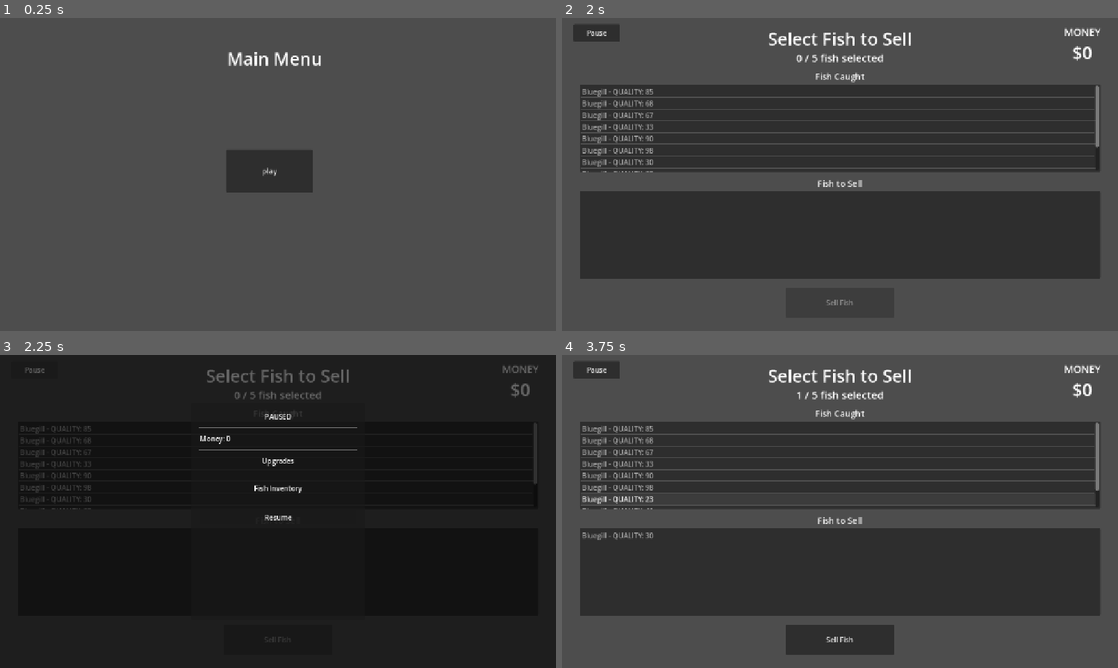
Above: before the commit, frames 1-4 (two rows, left to right).
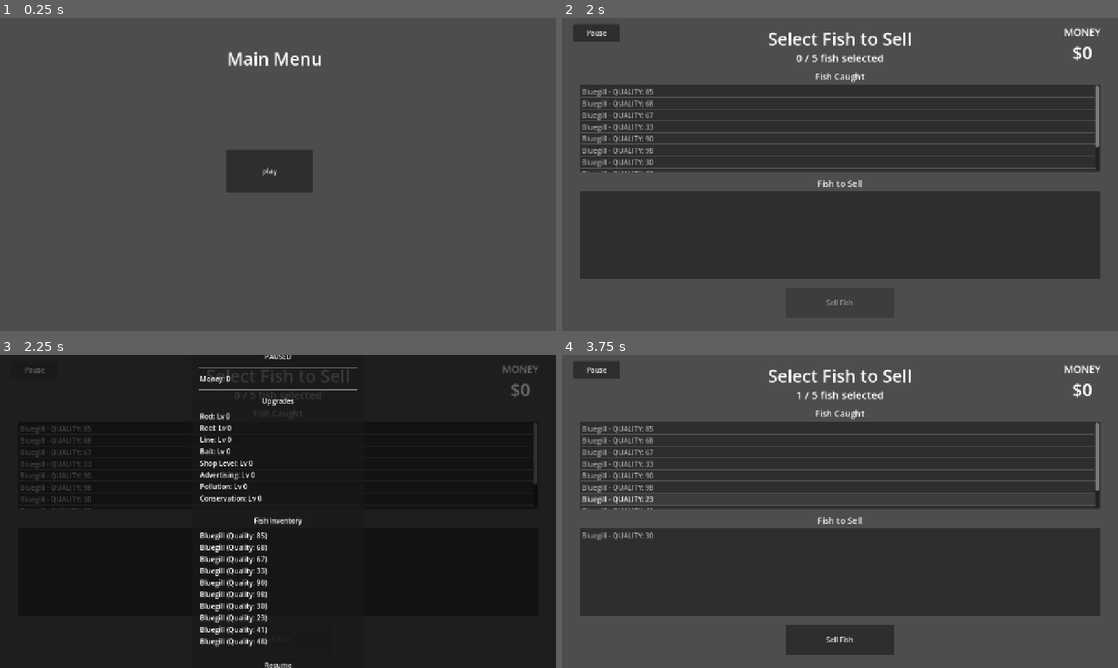
Above: after the commit, the same moments.

Repository: V-Mirea/comfy-summer-fishing-game
Game: Godot game, scene res://assets/game/game.tscn
Same seed, same stepped clock (60 frames per second), same inputs: the game is played once before the commit and once after it. The engine's default icon, where the game draws it, is replaced by a stand-in: a white triangle on a blue panel in a dark square.
Inputs (mouse positions are in pixels of both pictures, inside the frame that each line leads up to):
- Up to frame 1 (0.25 s): no input
- Up to frame 2 (2 s): click "play" at 0.5 s; click "NEXT SCREEN" at 1.25 s
- Up to frame 3 (2.25 s): click "Pause" at 2 s
- Up to frame 4 (3.75 s): click "Resume" at 2.75 s; tap Enter at 3.5 s; move the mouse to (962, 495) at 3.52 s; hold Right (ui_right) from 3.53 s (still down); click (962, 495) at 3.6 s

Frames 1-2 are identical in both runs. In frame 3, 3.7% of the frame differs, in the area x 35-65%, y 0-100%; in frame 4, nothing differs.
Error before the commit: Invalid call. Nonexistent function 'capitalize' in base 'int'. (res://assets/global/pause_menu/pause_menu.gd:42)

Commit message:
adjusted the methods in player manager to properly access via general keys rather than specific object ids

Diff:
--- a/assets/global/pause_menu/pause_menu.gd
+++ b/assets/global/pause_menu/pause_menu.gd
@@ -37,9 +37,9 @@
 	# not reactive
 	for child in upgrades_list.get_children():
 		child.queue_free()
-	for upgrade_id in PlayerManager.data.upgrades:
+	for upgrade_type in PlayerManager.data.upgrades:
 		var label := Label.new()
-		label.text = "%s: Lv %d" % [upgrade_id.capitalize(), PlayerManager.data.upgrades[upgrade_id]]
+		label.text = "%s: Lv %d" % [Upgrade.UpgradeType.keys()[upgrade_type].capitalize(), PlayerManager.data.upgrades[upgrade_type]]
 		upgrades_list.add_child(label)
 
 	#same goes for fish
--- a/assets/global/player_manager.gd
+++ b/assets/global/player_manager.gd
@@ -5,7 +5,7 @@
 signal fish_removed(fish: Fish)
 signal selling_fish_changed(fish_to_sell: Array[Fish])
 signal inventory_changed()
-signal upgrade_changed(upgrade_id: String, new_level: int)
+signal upgrade_changed(upgrade_type: Upgrade.UpgradeType, new_level: int)
 
 const SAVE_PATH := "user://player_data.tres" #i think this is right? we'll have to figure this out but seems simple enough
 const BASE_SELL_SLOTS: int = 5
@@ -17,7 +17,7 @@
 
 var max_sell_slots: int:
 	get:
-		return mini(BASE_SELL_SLOTS + data.upgrades.get("shop_level", 0) * SLOTS_PER_LEVEL, MAX_SELL_SLOTS_CAP)
+		return mini(BASE_SELL_SLOTS + data.upgrades.get(Upgrade.UpgradeType.SHOP_LEVEL, 0) * SLOTS_PER_LEVEL, MAX_SELL_SLOTS_CAP)
 
 #base funct
 
@@ -79,12 +79,12 @@
 	money_changed.emit(data.money)
 	return true
 
-func get_upgrade_level(upgrade_id: String) -> int:
-	return data.upgrades.get(upgrade_id, 0)
+func get_upgrade_level(type: Upgrade.UpgradeType) -> int:
+	return data.upgrades.get(type, 0)
 
-func set_upgrade_level(upgrade_id: String, level: int) -> void:
-	data.upgrades[upgrade_id] = level
-	upgrade_changed.emit(upgrade_id, level)
+func set_upgrade_level(type: Upgrade.UpgradeType, level: int) -> void:
+	data.upgrades[type] = level
+	upgrade_changed.emit(type, level)
 
 #save functionality
 
